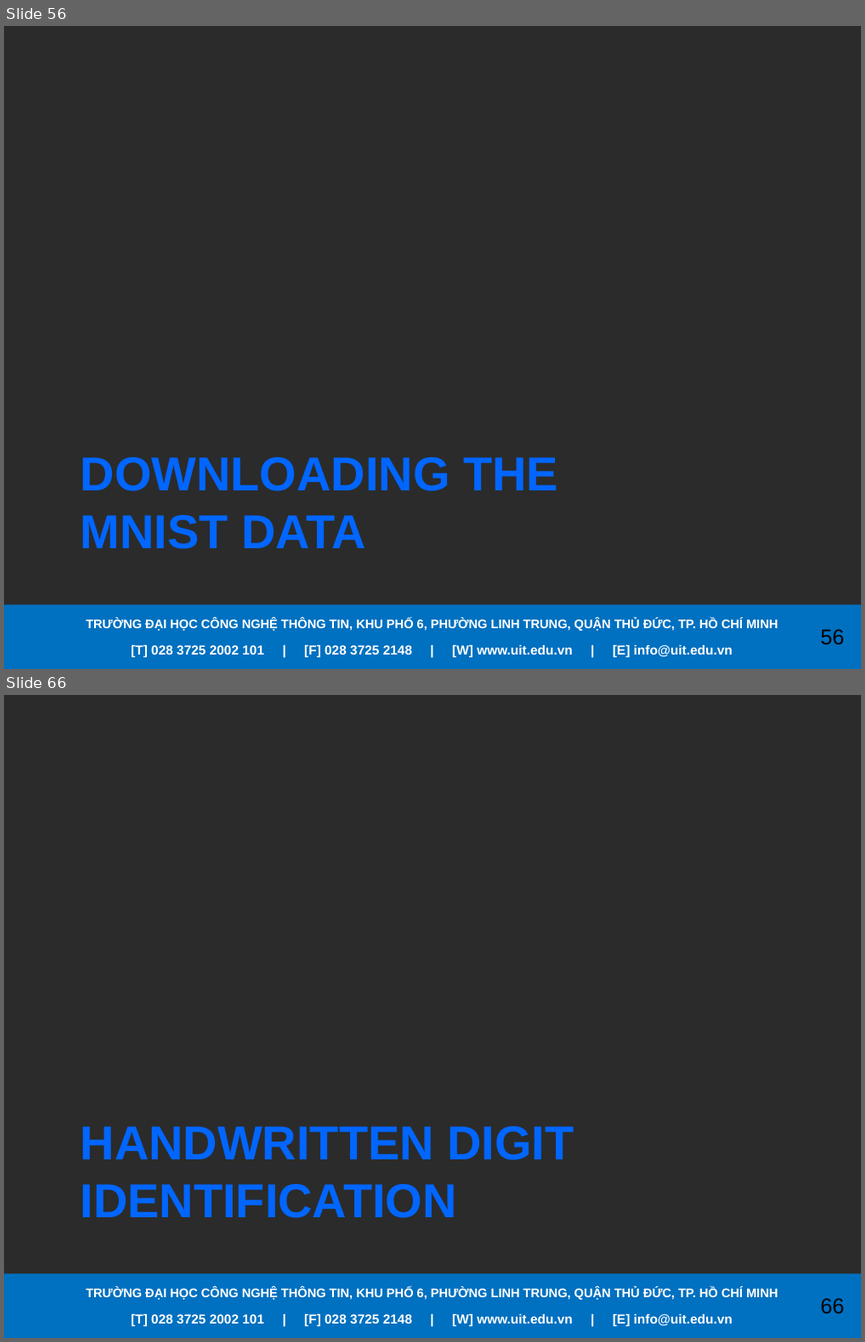
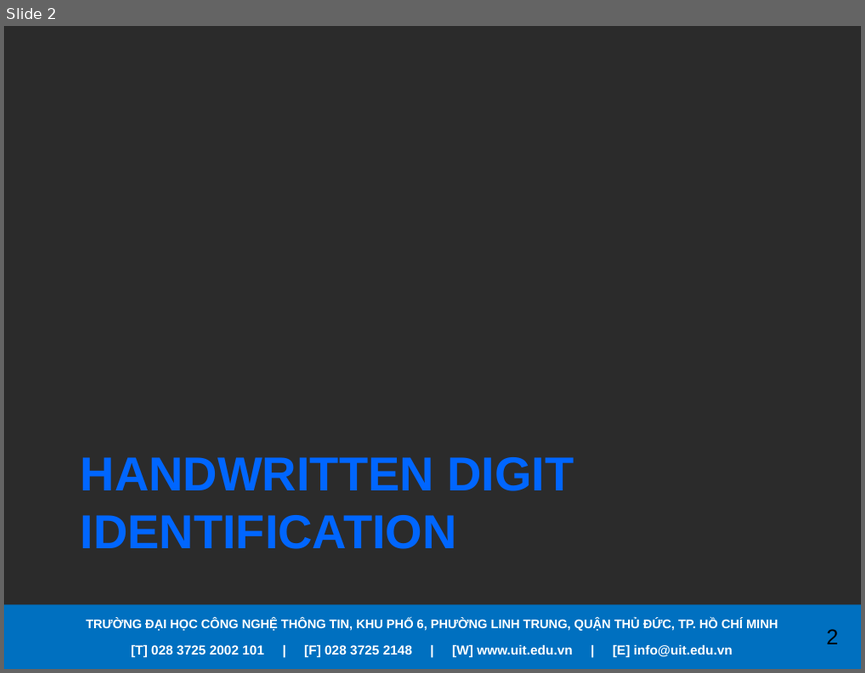
Before and after one commit to RanChiVo/MNIST-with-kNN, a slide deck: Presentation.pptx. Shown one above the other, each under a label of ours: slides 56 and 66 before the commit, slide 2 after it; the slides between them are not shown. The pictures are 865x1342 and 865x673 pixels, drawn with LibreOffice and Linux fonts; fonts in the diff are those of the drawing; background and template pictures are left out; a plain dark background stands for a picture behind light text. Boxes give left, top, right and bottom in pixels: in the first picture for what was removed or moved away, otherwise in the second. Text is boxed around its words. In the diff, an @@ line names an element or a change of style, - is before the commit and + after.

```diff
--- a/Presentation.pptx
+++ b/Presentation.pptx
@@ slide 56 removed at bbox=[4, 26, 861, 669], background picture (left out); not listed: 4 template elements that a slide beside it also shows @@
@@ title removed at bbox=[80, 457, 558, 549] @@
-DOWNLOADING THE MNIST DATA
@@ what was slide 66 is now slide 2 @@
@@ page number at bbox=[826, 629, 838, 644]: text changed @@
-66
+2
```
Also in this commit, not shown: 1 slide added, 63 other slides removed.
